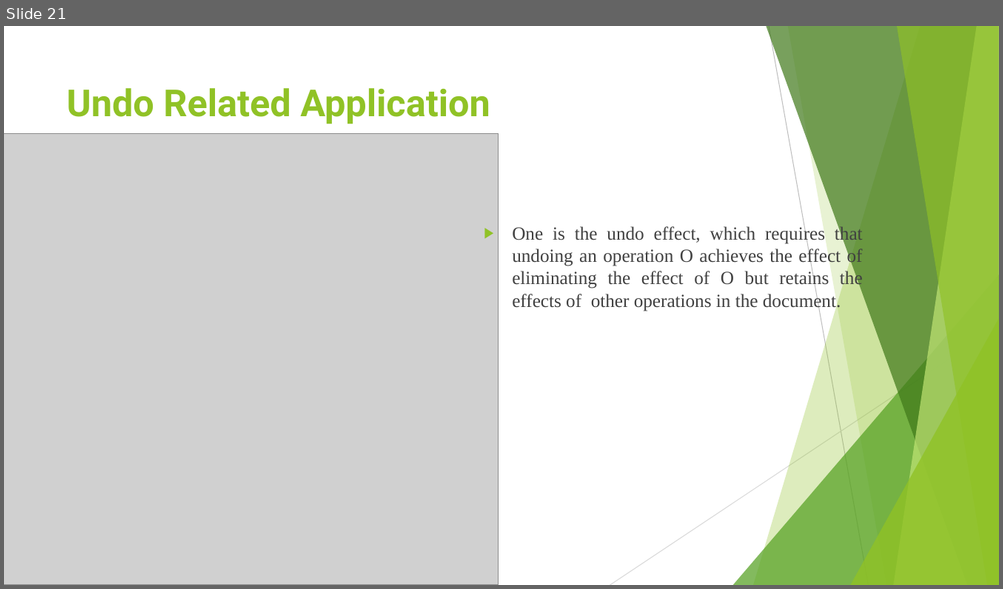
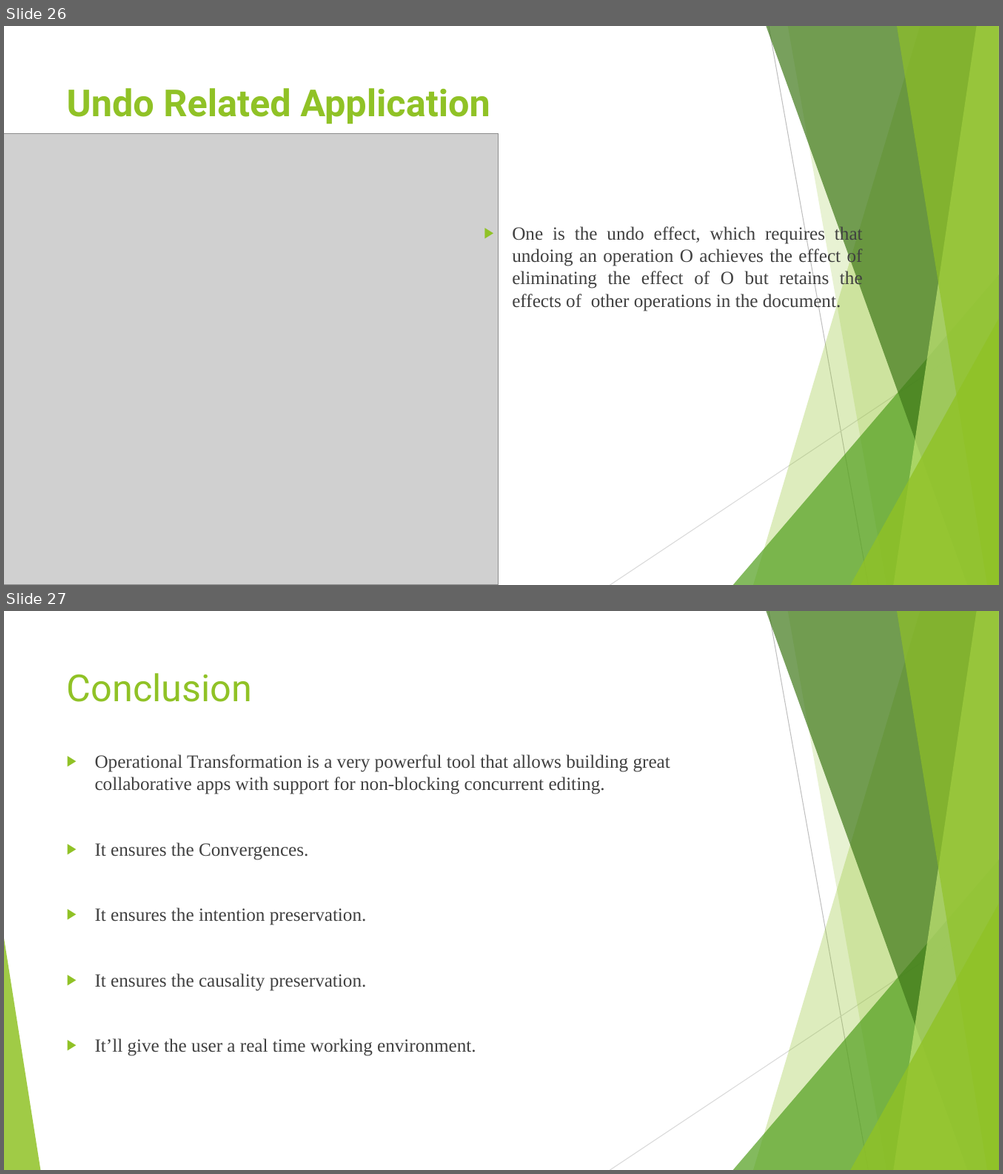
Before and after one commit to saieswari/angular, a slide deck: Operational Transformation.pptx. Shown one above the other, each under a label of ours: slide 21 before the commit, slides 26 and 27 after it. The pictures are 1003x589 and 1003x1174 pixels, drawn with LibreOffice and Linux fonts; fonts in the diff are those of the drawing; grey boxes stand for pictures. Boxes give left, top, right and bottom in pixels: in the first picture for what was removed or moved away, otherwise in the second. Text is boxed around its words. In the diff, an @@ line names an element or a change of style, - is before the commit and + after.

```diff
--- a/Operational Transformation.pptx
+++ b/Operational Transformation.pptx
@@ slide 27 added at [4,611,999,1170], background #FFFFFF; not listed: 10 template elements that a slide beside it also shows @@
@@ title added at [67,673,252,702], 36 pt, text #90C226 @@
+Conclusion
@@ text added at [95,755,670,1056], 18 pt, text #404040 @@
+▶ Operational Transformation is a very powerful tool that allows building great collaborative apps with support for non-blocking concurrent editing.
+▶ It ensures the Convergences.
+▶ It ensures the intention preservation.
+▶ It ensures the causality preservation.
+▶ It’ll give the user a real time working environment.
@@ what was slide 21 is now slide 26 @@
```
Also in this commit, not shown: 3 slides changed, 5 other slides added, 1 slide removed.
